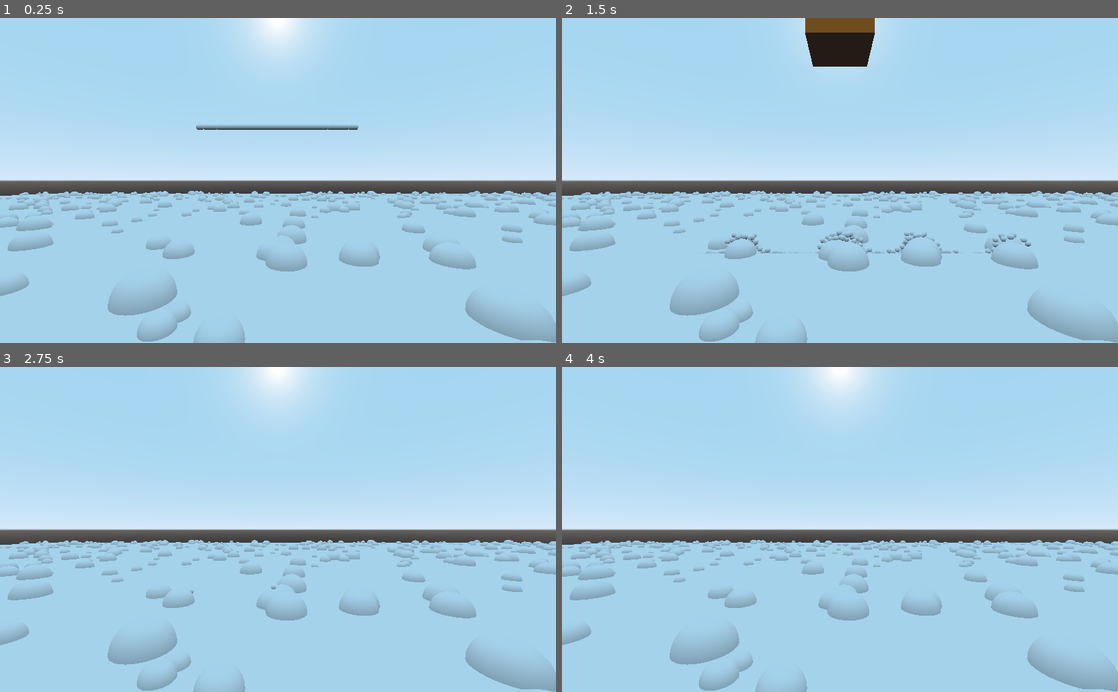
Above: before the commit, frames 1-4 (two rows, left to right).
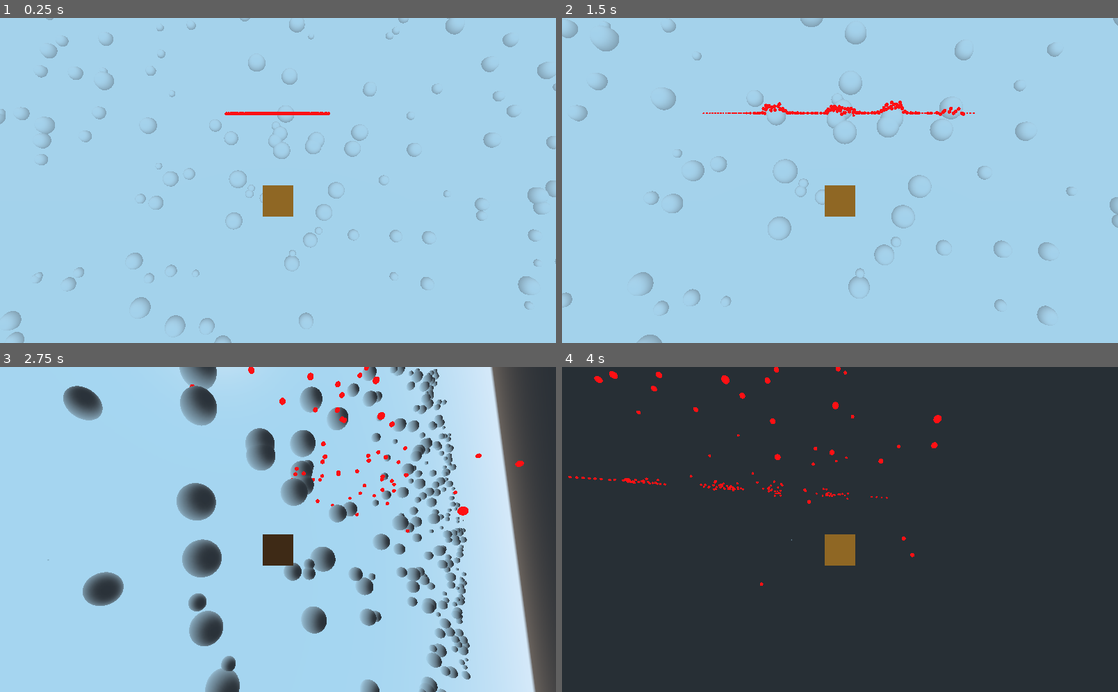
Above: after the commit, the same moments.

Repository: Voxelers/3d
Game: Godot game, scene res://MultiMesh.tscn
The game is run twice, just before and just after one commit, with the same random seed, the same clock (stepped at 60 frames per second) and the same inputs. This scene is started directly instead of the project's main scene.
Inputs:
- Up to frame 1 (0.25 s): no input
- Up to frame 2 (1.5 s): no input
- Up to frame 3 (2.75 s): no input
- Up to frame 4 (4 s): no input

The runs differ from the first frame. In frame 1, 24% of the frame differs, in the area x 0-100%, y 0-100%; in frame 2, 24%; in frame 3, 42%; in frame 4, 100%.

Commit message:
Add sample on howto create animations procedurally

Diff:
--- a/procedural/MultiMesh.tscn
+++ b/procedural/MultiMesh.tscn
@@ -14,6 +14,14 @@
 radius = 0.2
 height = 0.4
 radial_segments = 65
+
+[sub_resource type="SpatialMaterial" id=9]
+albedo_color = Color( 1, 0, 0, 1 )
+emission_enabled = true
+emission = Color( 1, 0, 0, 1 )
+emission_energy = 6.8
+emission_operator = 0
+emission_on_uv2 = false
 
 [sub_resource type="SphereShape" id=8]
 radius = 0.2
@@ -46,7 +54,7 @@
 [node name="MeshInstance" type="MeshInstance" parent="MultiMeshInstance/Ball"]
 mesh = SubResource( 7 )
 skeleton = NodePath("../../../..")
-material/0 = null
+material/0 = SubResource( 9 )
 
 [node name="CollisionShape" type="CollisionShape" parent="MultiMeshInstance/Ball"]
 shape = SubResource( 8 )
Not shown: 2 places in procedural/MultiMesh.tscn that only renumber resources
